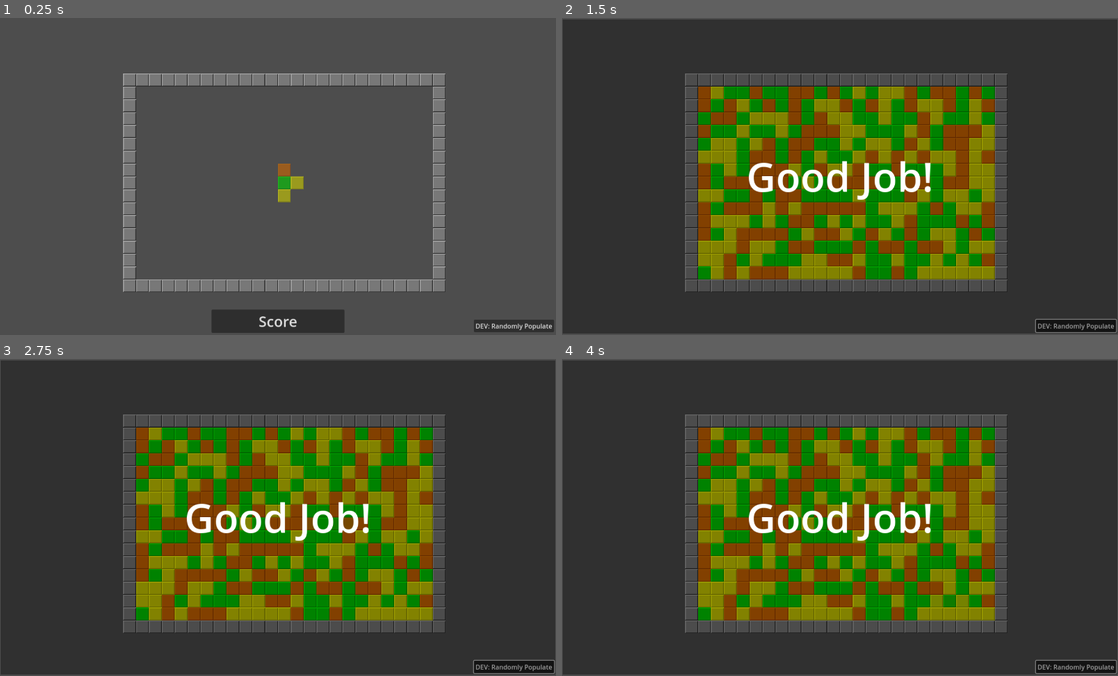
Above: before the commit, frames 1-4 (two rows, left to right).
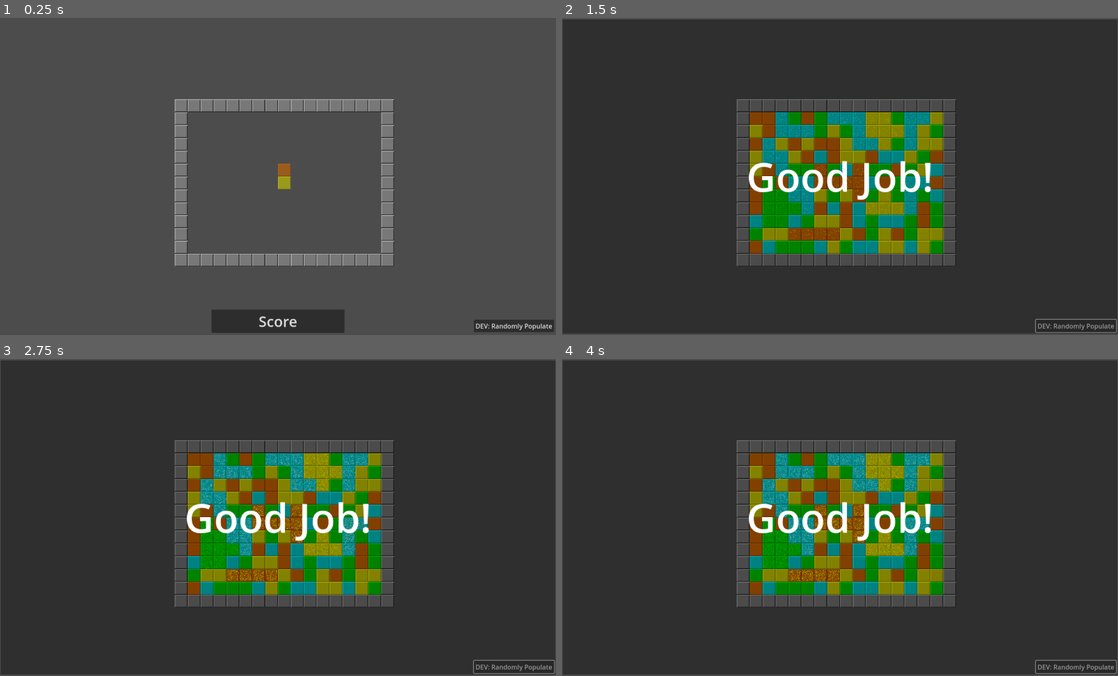
Above: after the commit, the same moments.

Repository: alexcolemandata/game-matcher
Game: Godot game, scene res://main.tscn
The game is run twice, just before and just after one commit, with the same random seed, the same clock (stepped at 60 frames per second) and the same inputs. Sound files missing from this copy of the repository are replaced by a short silence.
Inputs:
- Up to frame 1 (0.25 s): no input
- Up to frame 2 (1.5 s): click "Score" at 0.5 s; click "DEV: Randomly Populate" at 1.25 s
- Up to frame 3 (2.75 s): hold Right (right) from 2.03 s (still down); hold S (spawn piece) from 2.03 s (still down)
- Up to frame 4 (4 s): release Right (right) at 2.78 s; release S (spawn piece) at 2.78 s; hold Down (down) 2.78-3.53 s; tap A (rotate anticlockwise) at 2.85 s; tap S (spawn piece) at 3.05, 3.8 s; hold Right (right) from 3.53 s (still down); hold D (rotate clockwise) from 3.53 s (still down)

The runs differ from the first frame. In frame 1, 12% of the frame differs, in the area x 22-81%, y 17-87%; in frame 2, 34%; in frame 3, 34%; in frame 4, 34%.

Commit message:
glow tiles if scoreable

Diff:
--- a/Board.gd
+++ b/Board.gd
@@ -1,10 +1,11 @@
 extends Node2D
 const SPARKS = preload("res://sparks.tscn")
 const DEFAULT_LAYER = preload("res://default_layer.tscn")
-const MIN_TILES_TO_SCORE = 3
-const MAX_PIECE_SIZE = 6
-const HEIGHT = 16
-const WIDTH = 24
+const TILEGLOW = preload("res://tileglow.tscn")
+const MIN_TILES_TO_SCORE = 4
+const MAX_PIECE_SIZE = 5
+const HEIGHT = 12
+const WIDTH = 16
 const MAIN_SOURCE_ID = 0
 
 const PLACABLE_MODULATION = Color(1, 1, 1, 0.6)
@@ -19,7 +20,7 @@
 const BLUE_TILE = Vector2i(6, 0)
 const GREY_TILE = Vector2i(7, 0)
 const TILES = [
-	#LIGHT_BLUE_TILE,
+	LIGHT_BLUE_TILE,
 	YELLOW_TILE,
 	GREEN_TILE,
 	ORANGE_TILE,
@@ -33,6 +34,7 @@
 var active_piece: TileMapLayer
 var score = 0
 var num_gravity_repeats = 0
+var glow_coord = {}
 
 const TILE_CLEAR_SOUNDS = [
 	SoundEffect.SOUND_EFFECT_TYPE.ON_TILE_CLEAR_1,
@@ -98,11 +100,27 @@
 			input_handler(Input)
 			num_steps = 0
 
+func color_of_tile(tile: Vector2i) -> Color:
+	if tile == BLUE_TILE:
+		return Color("24D")
+	elif tile == GREEN_TILE:
+		return Color("#0F0")
+	elif tile == RED_TILE:
+		return Color("#F00")
+	elif tile == ORANGE_TILE:
+		return Color("#FF7F00")
+	elif tile == LIGHT_BLUE_TILE:
+		return Color("#5AF")
+	elif tile == YELLOW_TILE:
+		return Color("#FF0")
+	elif tile == PURPLE_TILE:
+		return Color("#9A00CD")
+	return Color(1, 1, 1)
 
 func init_border() -> void:
 	print("init_border")
-	var half_height = int(HEIGHT / 2)
-	var half_width = int(WIDTH / 2)
+	var half_height = int(HEIGHT / 2.0)
+	var half_width = int(WIDTH / 2.0)
 	for x in range(half_width):
 		draw_coords(border, Vector2i(x, half_height), GREY_TILE)
 		draw_coords(border, Vector2i(x, -half_height), GREY_TILE)
@@ -126,75 +144,82 @@
 
 	pass
 
+func scorable_pieces_for_tile(tile: Vector2i) -> Array[Vector2i]:
+	var tiles_for_color = placed_tiles.get_used_cells_by_id(MAIN_SOURCE_ID, tile)
+
+	if tiles_for_color.size() < MIN_TILES_TO_SCORE:
+		return []
+
+	var checked_tiles: Array[Vector2i] = []
+	var scorable_pieces: Array[Vector2i] = []
+
+	for tile_to_check in tiles_for_color:
+		if (tile_to_check in checked_tiles):
+			continue
+
+		var tiles_to_check: Array[Vector2i] = []
+		for t in tiles_for_color:
+			if t not in checked_tiles:
+				tiles_to_check.append(t)
+
+		var neighbors = get_tile_flood_fill(tile_to_check, tiles_to_check)
+		checked_tiles.append_array(neighbors)
+
+		if neighbors.size() >= MIN_TILES_TO_SCORE:
+			scorable_pieces.append_array(neighbors)
+
+	return scorable_pieces
+
+
+
 
 func clear_scored_pieces() -> bool:
 	print("clear_scored_pieces")
 	var scored_tiles: Array[Vector2i] = []
 	for color_to_check in TILES:
-
-		var tiles_for_color = placed_tiles.get_used_cells_by_id(MAIN_SOURCE_ID, color_to_check)
-
-		if tiles_for_color.size() < MIN_TILES_TO_SCORE:
+		print("checking for scored color, ", color_to_check)
+		var scorable_pieces = scorable_pieces_for_tile(color_to_check)
+
+		if scorable_pieces.size() == 0:
 			continue
 
-		print("checking for scored color, ", color_to_check)
-		var checked_tiles: Array[Vector2i] = []
-
-		for tile_to_check in tiles_for_color:
-			if (tile_to_check in checked_tiles):
+		var color = color_of_tile(color_to_check)
+
+		for i in range(scorable_pieces.size()):
+			var scored_tile = scorable_pieces[i]
+			if scored_tile in scored_tiles:
 				continue
 
-			var tiles_to_check: Array[Vector2i] = []
-			for t in tiles_for_color:
-				if t not in checked_tiles:
-					tiles_to_check.append(t)
-
-			var neighbors = get_tile_flood_fill(tile_to_check, tiles_to_check)
-			checked_tiles.append_array(neighbors)
-
-			if neighbors.size() >= MIN_TILES_TO_SCORE:
-				print("Scored! ", neighbors.size())
-				var color_str: String = "#FFF"
-				if color_to_check == BLUE_TILE:
-					color_str = "#24D"
-				elif color_to_check == GREEN_TILE:
-					color_str = "#0F0"
-				elif color_to_check == RED_TILE:
-					color_str = "#F00"
-				elif color_to_check == ORANGE_TILE:
-					color_str = "#FF7F00"
-				elif color_to_check == LIGHT_BLUE_TILE:
-					color_str = "#5AF"
-				elif color_to_check == YELLOW_TILE:
-					color_str = "#FF0"
-				elif color_to_check == PURPLE_TILE:
-					color_str = "#9A00CD"
-
-				var score_coords = placed_tiles.map_to_local(neighbors[0])
-				for i in range(neighbors.size()):
-					var scored_tile = neighbors[i]
-					await get_tree().create_timer(0.05).timeout
-					var sparks = SPARKS.instantiate()
-					add_child(sparks)
-					var global_coord = placed_tiles.to_global(placed_tiles.map_to_local(scored_tile))
-					var sound_effect = TILE_CLEAR_SOUNDS[randi_range(0, TILE_CLEAR_SOUNDS.size()-1)]
-					AudioManager.sound_effect_dict[sound_effect].pitch_scale = 0.8 + (i / 8.0)
-					AudioManager.create_2d_audio_at_location(
-						global_coord,
-						sound_effect)
-					sparks.fire(global_coord, color_str)
-					placed_tiles.erase_cell(scored_tile)
-
-				ScoreNumbers.display_number(
-					neighbors.size(),
-					placed_tiles.to_global(score_coords) + Vector2(0, -80),
-					color_str,
-				)
-				scored_tiles.append_array(neighbors)
-				score += neighbors.size()
-				%Score.text = str(score)
-
-			continue
+			var to_check = scorable_pieces.duplicate()
+			var neighbors = get_tile_flood_fill(scored_tile, to_check)
+			var global_coord: Vector2 = Vector2.ZERO
+			for j in range(neighbors.size()):
+				var neighbor = neighbors[j]
+				scored_tiles.append(neighbor)
+				await get_tree().create_timer(0.03).timeout
+				var sparks = SPARKS.instantiate()
+				add_child(sparks)
+				global_coord = placed_tiles.to_global(placed_tiles.map_to_local(neighbor))
+				var sound_effect = TILE_CLEAR_SOUNDS[randi_range(0, TILE_CLEAR_SOUNDS.size()-1)]
+				AudioManager.sound_effect_dict[sound_effect].pitch_scale = 0.8 + (j / 8.0)
+				AudioManager.create_2d_audio_at_location(
+					global_coord,
+					sound_effect)
+				sparks.fire(global_coord, color)
+				placed_tiles.erase_cell(neighbor)
+
+				if glow_coord.has(neighbor):
+					glow_coord[neighbor].queue_free()
+					glow_coord.erase(neighbor)
+
+			ScoreNumbers.display_number(
+				neighbors.size(),
+				global_coord + Vector2(0, -80),
+				color,
+			)
+
+			score += scorable_pieces.size()
+			%Score.text = str(score)
 
 	print("Total scored: ", scored_tiles.size())
 
@@ -278,7 +303,21 @@
 		)
 
 	active_piece.clear()
-
+	glow_scorable_tiles()
+
+
+func glow_scorable_tiles() -> void:
+	var scorable_coords: Array[Vector2i]
+	for tile in TILES:
+		scorable_coords = scorable_pieces_for_tile(tile)
+		for coord in scorable_coords:
+			var glow = TILEGLOW.instantiate()
+			add_child(glow)
+
+			var global_coord = placed_tiles.to_global(placed_tiles.map_to_local(coord))
+			glow.glow(global_coord, color_of_tile(tile))
+			glow_coord[coord] = glow
+	return
 
 func spawn_piece() -> void:
 	var coords: Array[Vector2i] = [Vector2i(0, 0)]
@@ -371,19 +410,19 @@
 		var col_coords = per_x_coords[x]
 		col_coords.sort_custom(sort_vectors_lowest_to_highest)
 
-		var min_y
+		var min_y = 100
 		for coord in col_coords:
 			if (min_y == null) or coord.y < min_y:
 				min_y = coord.y
 
-		if (int(HEIGHT / 2) - col_coords.size()) == min_y:
+		if (int(HEIGHT / 2.0) - col_coords.size()) == min_y:
 			continue
 
 		for i in range(col_coords.size()):
 			var old_coord = col_coords[i]
 
 			var color = placed_tiles.get_cell_atlas_coords(old_coord)
-			var new_coord = Vector2i(x, int(HEIGHT/2)-i-1)
+			var new_coord = Vector2i(x, int(HEIGHT/2.0)-i-1)
 			await get_tree().create_timer(0.001).timeout
 			for j in range(old_coord.y, new_coord.y ):
 				placed_tiles.erase_cell(Vector2i(x, j))
@@ -425,8 +464,10 @@
 
 func randomly_populate_grid() -> void:
 	print("randomly populating grid")
-	var half_height = int(HEIGHT / 2)
-	var half_width = int(WIDTH / 2)
+	var half_height = int(HEIGHT / 2.0)
+	var half_width = int(WIDTH / 2.0)
 	for x in range(-half_width + 1, half_width):
 		for y in range(-half_height + 1, half_height):
 			draw_coords(placed_tiles, Vector2i(x, y), roll_color())
+
+	glow_scorable_tiles()
--- a/main.tscn
+++ b/main.tscn
@@ -1,10 +1,14 @@
-[gd_scene load_steps=4 format=3 uid="uid://gqk581qj7hub"]
+[gd_scene load_steps=5 format=3 uid="uid://gqk581qj7hub"]
 
 [ext_resource type="Script" path="res://Board.gd" id="1_fd0w8"]
 [ext_resource type="AudioStream" uid="uid://ccelco8puwjvb" path="res://assets/Puzzle-Game-5_Looping.mp3" id="2_ydyxf"]
 
 [sub_resource type="StyleBoxFlat" id="StyleBoxFlat_wpfd3"]
 bg_color = Color(0, 0, 0, 0.368627)
+
+[sub_resource type="Environment" id="Environment_64qqa"]
+background_mode = 3
+glow_enabled = true
 
 [node name="Main" type="Node2D"]
 
@@ -30,7 +34,6 @@
 offset_top = 356.0
 offset_right = 685.0
 offset_bottom = 387.0
-toggle_mode = true
 text = "DEV: Randomly Populate"
 
 [node name="Timer" type="Timer" parent="."]
@@ -74,5 +77,8 @@
 horizontal_alignment = 1
 vertical_alignment = 1
 
+[node name="WorldEnvironment" type="WorldEnvironment" parent="."]
+environment = SubResource("Environment_64qqa")
+
 [connection signal="pressed" from="GravityDownButton" to="LayerHolder" method="_on_button_pressed"]
 [connection signal="pressed" from="RandomlyPopulateButton" to="LayerHolder" method="_on_randomly_populate_button_pressed"]
--- a/project.godot
+++ b/project.godot
@@ -20,6 +20,7 @@
 ScoreNumbers="*res://score_numbers.gd"
 AudioManager="*res://AudioManager.tscn"
 SoundEffectSetting="*res://SoundEffectSetting.gd"
+Tileglow="*res://tileglow.tscn"
 
 [display]
 
--- a/score_numbers.gd
+++ b/score_numbers.gd
@@ -1,9 +1,9 @@
 extends Node
 
-func display_str(str, position: Vector2, color: String, font_size: int):
+func display_str(s, position: Vector2, color, font_size: int):
 	var lbl = Label.new()
 	lbl.global_position = position
-	lbl.text = str(str)
+	lbl.text = str(s)
 	lbl.z_index = 5
 	lbl.label_settings = LabelSettings.new()
 
@@ -36,5 +36,5 @@
 	return
 
 
-func display_number(value: int, position: Vector2, color: String):
+func display_number(value: int, position: Vector2, color):
 	display_str("+"+str(value), position, color, value * 10)
--- a/sparks.tscn
+++ b/sparks.tscn
@@ -19,6 +19,7 @@
 
 [sub_resource type="GradientTexture1D" id="GradientTexture1D_yqtj5"]
 gradient = SubResource("Gradient_pym0v")
+use_hdr = true
 
 [sub_resource type="ParticleProcessMaterial" id="ParticleProcessMaterial_3fgw6"]
 lifetime_randomness = 0.4
@@ -28,7 +29,7 @@
 initial_velocity_min = 78.25
 initial_velocity_max = 195.19
 orbit_velocity_min = 9.49949e-08
-orbit_velocity_max = 9.49949e-08
+orbit_velocity_max = 0.147
 radial_velocity_min = -2.23517e-05
 radial_velocity_max = -2.23517e-05
 gravity = Vector3(0, 98, 0)
@@ -37,14 +38,6 @@
 color_initial_ramp = SubResource("GradientTexture1D_yqtj5")
 alpha_curve = SubResource("CurveTexture_se5an")
 turbulence_noise_speed = Vector3(0.5, 0.2, 0.2)
-
-[sub_resource type="Gradient" id="Gradient_61g54"]
-colors = PackedColorArray(1, 1, 1, 0.905882, 0.3, 0.3, 0.3, 0.898039)
-
-[sub_resource type="GradientTexture2D" id="GradientTexture2D_l5ppk"]
-gradient = SubResource("Gradient_61g54")
-width = 3
-fill_to = Vector2(0, 1)
 
 [node name="Sparks" type="Node2D"]
 position = Vector2(757, 384)
@@ -55,7 +48,6 @@
 emitting = false
 amount = 100
 process_material = SubResource("ParticleProcessMaterial_3fgw6")
-texture = SubResource("GradientTexture2D_l5ppk")
 lifetime = 1.4
 one_shot = true
 explosiveness = 1.0
--- /dev/null
+++ b/tileglow.gd
@@ -0,0 +1,13 @@
+extends Node2D
+
+func glow(coord: Vector2, mod: Color = Color(1, 1, 1, 1)) -> void:
+	global_position = coord
+	mod.a = 0.8
+	$Glow.modulate = mod
+	$Glow.emitting = true
+
+func stop_glow():
+	print("stopping glow at position ", global_position)
+	$Glow.emitting = false
+	queue_free()
+	return
--- /dev/null
+++ b/tileglow.tscn
@@ -0,0 +1,41 @@
+[gd_scene load_steps=6 format=3 uid="uid://348bo66vta10"]
+
+[ext_resource type="Script" path="res://tileglow.gd" id="1_lhsed"]
+
+[sub_resource type="CanvasItemMaterial" id="CanvasItemMaterial_yjfuv"]
+blend_mode = 1
+
+[sub_resource type="Curve" id="Curve_f47pr"]
+max_value = 2.0
+_data = [Vector2(0.012987, 0.318681), 0.0, 0.0, 0, 0, Vector2(0.5, 1), 0.0, 0.0, 0, 0, Vector2(0.954545, 0.373626), 0.0, 0.0, 0, 0]
+point_count = 3
+
+[sub_resource type="CurveTexture" id="CurveTexture_s68nk"]
+curve = SubResource("Curve_f47pr")
+
+[sub_resource type="ParticleProcessMaterial" id="ParticleProcessMaterial_xw1kd"]
+particle_flag_disable_z = true
+emission_shape = 3
+emission_box_extents = Vector3(13, 13, 1)
+radial_velocity_min = 10.53
+radial_velocity_max = 10.53
+gravity = Vector3(0, 0, 0)
+attractor_interaction_enabled = false
+scale_min = 0.5
+scale_max = 1.6
+scale_curve = SubResource("CurveTexture_s68nk")
+turbulence_enabled = true
+turbulence_noise_strength = 7.84
+turbulence_influence_min = 0.481
+turbulence_influence_max = 0.864
+
+[node name="TileGlow" type="Node2D"]
+script = ExtResource("1_lhsed")
+
+[node name="Glow" type="GPUParticles2D" parent="."]
+material = SubResource("CanvasItemMaterial_yjfuv")
+emitting = false
+amount = 300
+process_material = SubResource("ParticleProcessMaterial_xw1kd")
+lifetime = 0.4
+randomness = 0.58
Not shown: 1 places in sparks.tscn that only renumber resources
